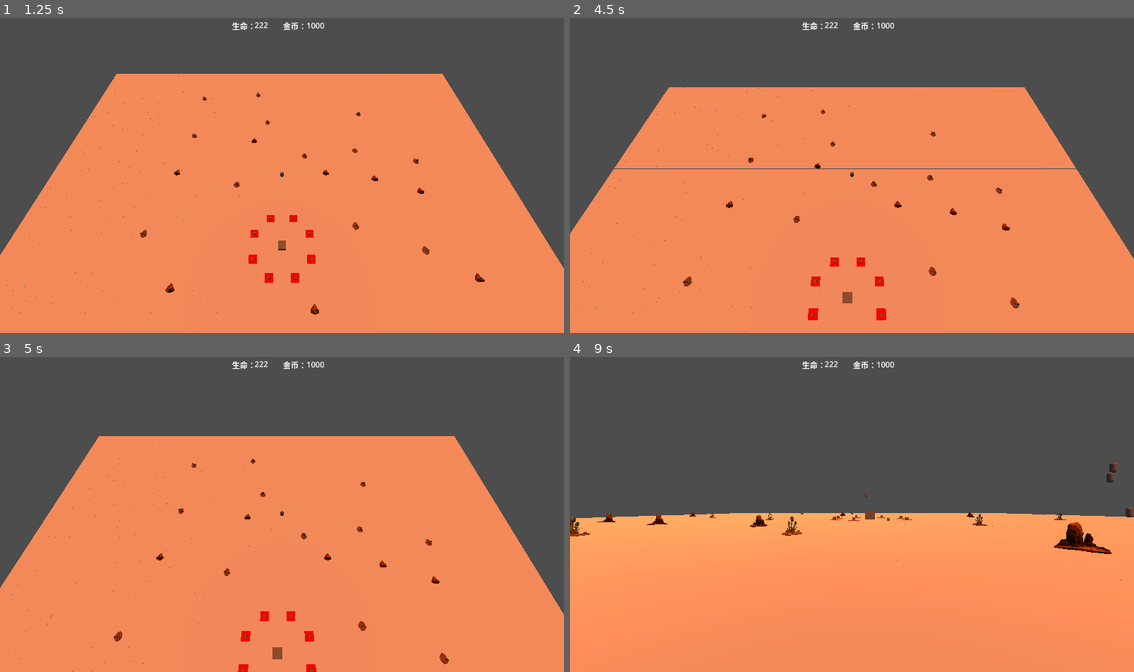
Above: before the commit, frames 1-4 (two rows, left to right).
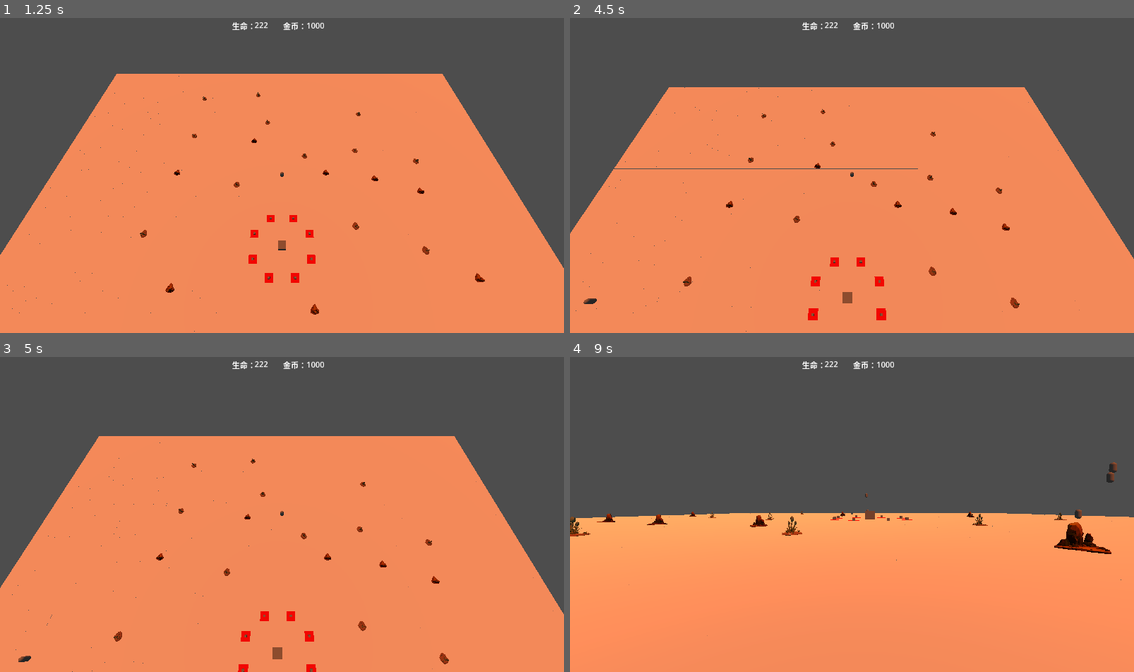
Above: after the commit, the same moments.

Repository: 17857310394/tf
Game: Godot game, scene res://scenes/levels/GameScene.tscn
The game is run twice, just before and just after one commit, with the same random seed, the same clock (stepped at 60 frames per second) and the same inputs.
Inputs (mouse positions are in pixels of both pictures, inside the frame that each line leads up to):
- Up to frame 1 (1.25 s): tap Enter at 0.5 s; move the mouse to (310, 172) at 0.52 s; hold W (move_forward) from 0.53 s (still down); hold 2 (camera_birdseye) from 0.53 s (still down); click (310, 172) at 0.67 s; tap Space (jump) at 0.77 s
- Up to frame 2 (4.5 s): keep holding W (move_forward); move the mouse to (823, 175) at 1.27 s; release 2 (camera_birdseye) at 1.28 s; tap 1 (camera_first_person) at 1.35 s; tap Space (jump) at 1.52, 3.02, 3.77 s; move the mouse to (863, 169) at 2.02 s; hold 3 (camera_third_person) 2.03-2.78 s; move the mouse to (846, 178) at 2.77 s; tap F (interact) at 2.85 s; click (846, 178) at 2.92 s; move the mouse to (891, 178) at 3.52 s; tap G (sold) at 3.6 s; move the mouse to (806, 169) at 4.27 s; tap 2 (camera_birdseye) at 4.35 s
- Up to frame 3 (5 s): keep holding W (move_forward); tap Space (jump) at 4.52 s
- Up to frame 4 (9 s): move the mouse to (857, 514) at 5.02 s; hold 1 (camera_first_person) 5.03-5.78 s; click (857, 514) at 5.17 s; move the mouse to (829, 508) at 5.77 s; release W (move_forward) at 5.78 s; hold D (move_right) 5.78-6.53 s; tap 3 (camera_third_person) at 5.85 s; tap Space (jump) at 6.02, 6.77, 7.52 s; move the mouse to (880, 511) at 6.52 s; hold W (move_forward) 6.53-8.78 s; tap F (interact) at 6.6 s; move the mouse to (823, 514) at 7.27 s; tap G (sold) at 7.35 s; click (823, 514) at 7.42 s; move the mouse to (863, 508) at 8.02 s; hold 2 (camera_birdseye) 8.03-8.78 s; move the mouse to (846, 517) at 8.77 s; hold A (move_left) from 8.78 s (still down); tap 1 (camera_first_person) at 8.85 s

Frame 1 is identical in both runs. In frame 2, 0.1% of the frame differs, in the area x 2-90%, y 41-94%; in frame 3, less than 0.1%; in frame 4, less than 0.1%.

Commit message:
敌人掉落速度优化

Diff:
--- a/escape_from_the_red_planet/scripts/enemies/Enemy.gd
+++ b/escape_from_the_red_planet/scripts/enemies/Enemy.gd
@@ -12,6 +12,10 @@
 }
 
 @export var enemy_type: EnemyType = EnemyType.GROUND
+
+# 物理相关属性
+@export var gravity_scale: float = 1.0  # 重力缩放，值越大下落越快
+@export var max_fall_speed: float = 50.0  # 最大下落速度
 
 # 内部变量
 var current_health = max_health
@@ -32,7 +36,17 @@
 		navigation_agent.target_position = target_position
 
 func _physics_process(delta):
+	# 应用重力（无论是否死亡）
+	var gravity = ProjectSettings.get_setting("physics/3d/default_gravity") * gravity_scale
+	velocity.y -= gravity * delta
+
+	# 限制最大下落速度
+	if velocity.y < -max_fall_speed:
+		velocity.y = -max_fall_speed
+
 	if is_dead:
+		# 死亡后只处理下落
+		move_and_slide()
 		return
 
 	# 定期更新目标（每0.5秒）
@@ -51,10 +65,16 @@
 
 		var next_path_position: Vector3 = navigation_agent.get_next_path_position()
 		var new_velocity: Vector3 = global_position.direction_to(next_path_position) * movement_speed
+		# 保持垂直速度，只更新水平速度
+		if enemy_type != EnemyType.FLY:
+			new_velocity.y = velocity.y
 		if navigation_agent.avoidance_enabled:
 			navigation_agent.set_velocity(new_velocity)
 		else:
 			_on_velocity_computed(new_velocity)
+	else:
+		# 如果没有导航代理，直接移动
+		move_and_slide()
 
 func _on_velocity_computed(safe_velocity: Vector3):
 	velocity = safe_velocity
--- a/escape_from_the_red_planet/scripts/enemies/EnemySpawner.gd
+++ b/escape_from_the_red_planet/scripts/enemies/EnemySpawner.gd
@@ -15,7 +15,7 @@
 			{ "count": 2, "type": EnemyType.FLYING_ENEMY }
 		],
 		"spawn_interval": 1.0,
-		"rest_time": 5.0
+		"rest_time": 20.0
 	}
 ]
 
--- a/escape_from_the_red_planet/scripts/enemies/FlyingEnemy.gd
+++ b/escape_from_the_red_planet/scripts/enemies/FlyingEnemy.gd
@@ -13,13 +13,6 @@
 	# 使用飞行速度
 	movement_speed = flight_speed
 
-func _physics_process(delta):
-	super(delta)
-	# 保持飞行高度
-
-func _update_target():
-	super()
-
 func _die():
 	is_dead = true
 	print("Flying enemy died")
